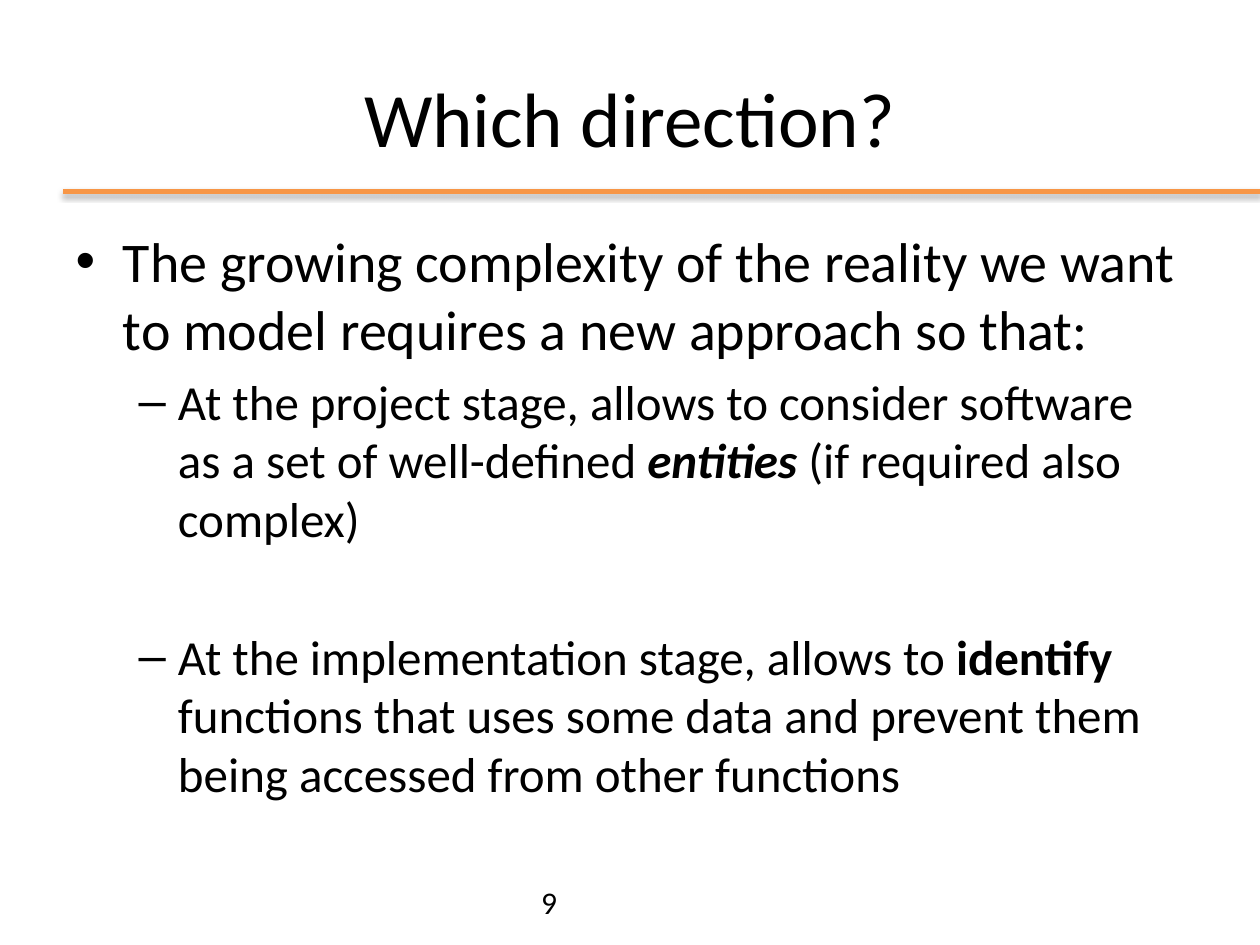
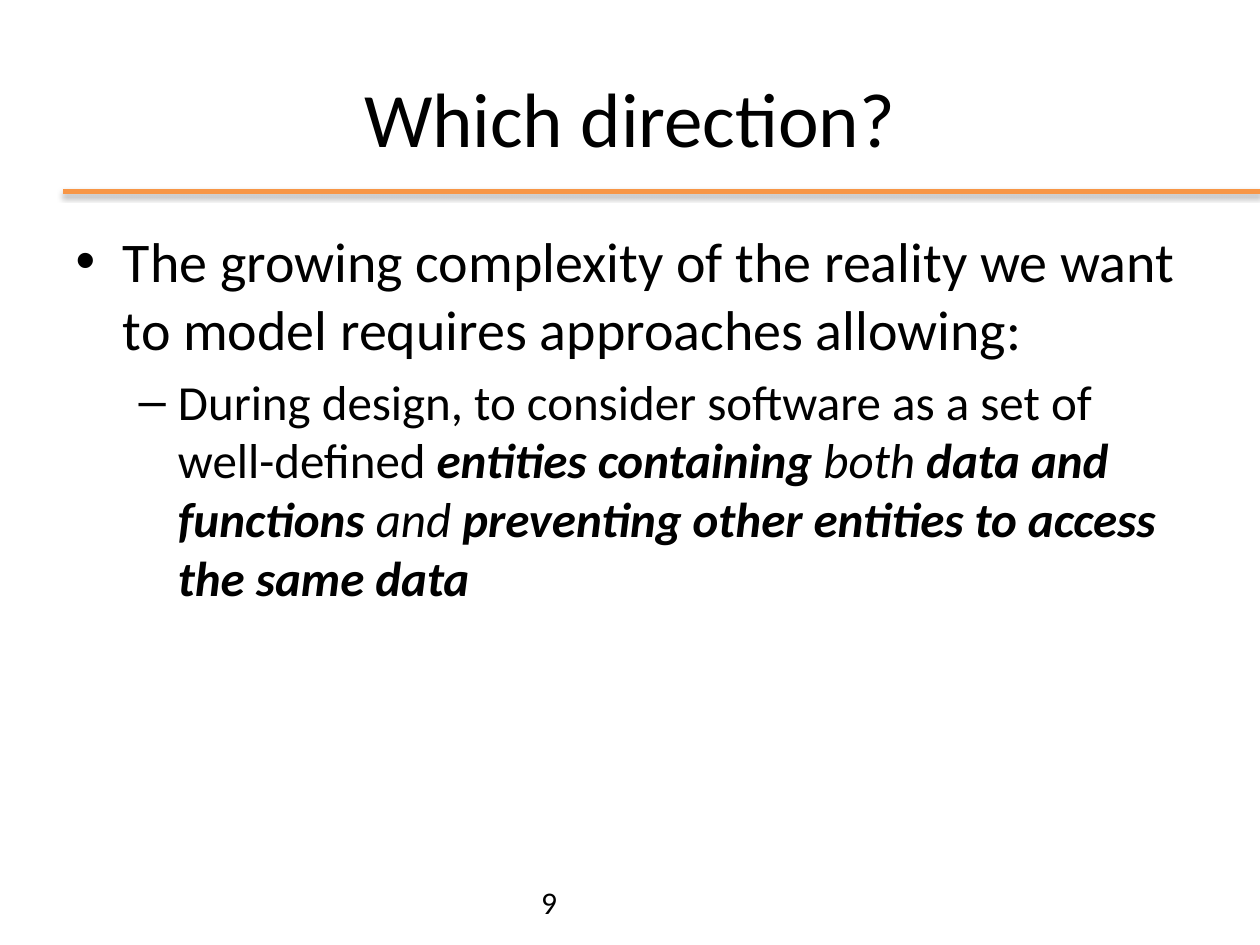
Before and after one commit to giordy97/Programmazione_Oggetti, a slide deck: slide 9 of slides/ppt/01_FromCtoJava.pptx. Drawn at 1260x945 pixels with LibreOffice and Linux fonts; fonts in the diff are those of the drawing; background and template pictures are left out. Boxes give left, top, right and bottom in pixels: in the first picture for what was removed or moved away, otherwise in the second. Text is boxed around its words. In the diff, an @@ line names an element or a change of style, - is before the commit and + after.

```diff
--- a/slides/ppt/01_FromCtoJava.pptx
+++ b/slides/ppt/01_FromCtoJava.pptx
@@ text at (123,243,1174,597): text changed @@
-• The growing complexity of the reality we want to model requires a new approach so that:
-  – At the project stage, allows to consider software as a set of well-defined entities (if required also complex)
-  – At the implementation stage, allows to identify functions that uses some data and prevent them being accessed from other functions
+• The growing complexity of the reality we want to model requires approaches allowing:
+  – During design, to consider software as a set of well-defined entities containing both data and functions and preventing other entities to access the same data
```
Also in this commit, not shown: 26 other slides changed, 2 slides added, 4 other files.
